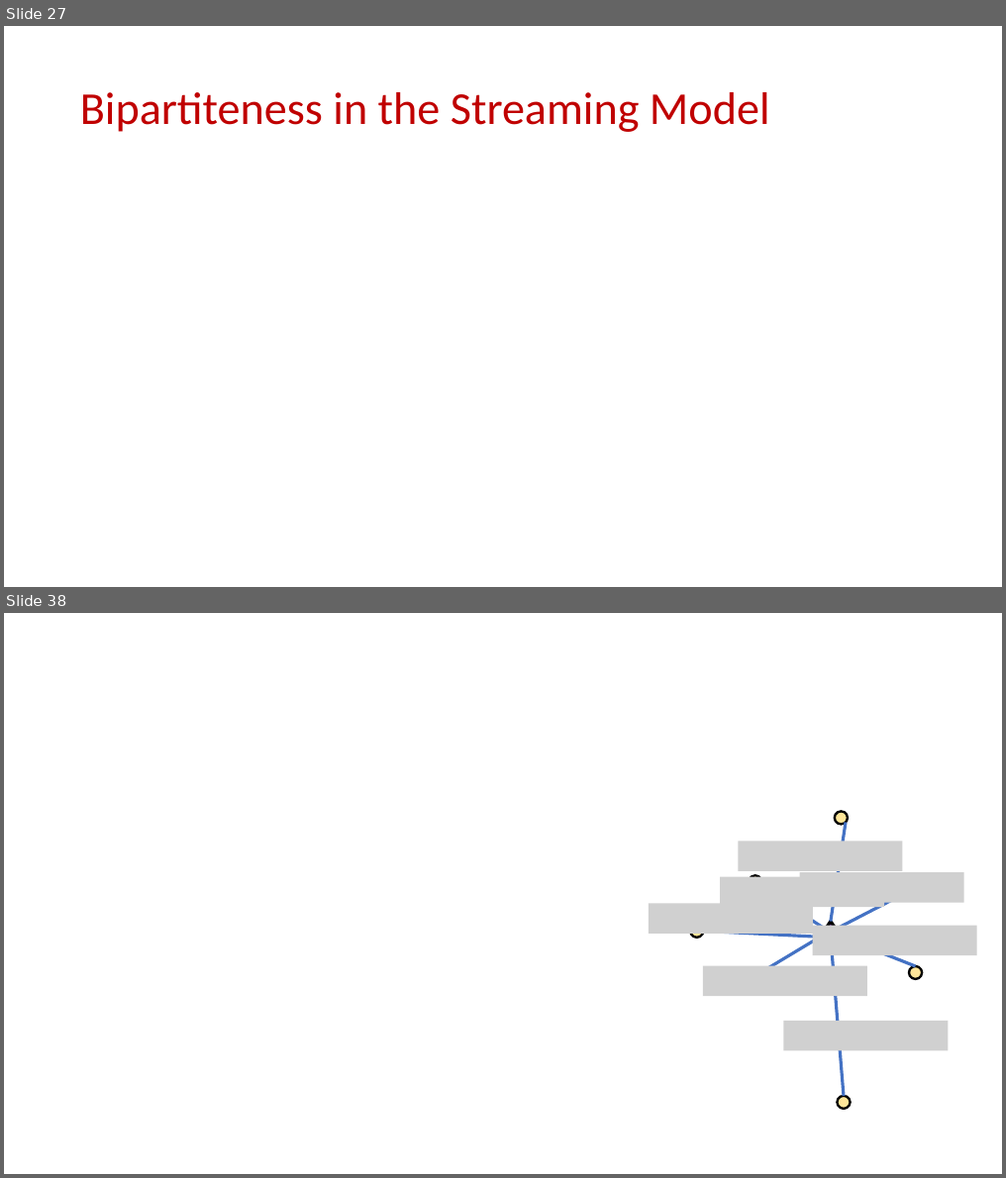
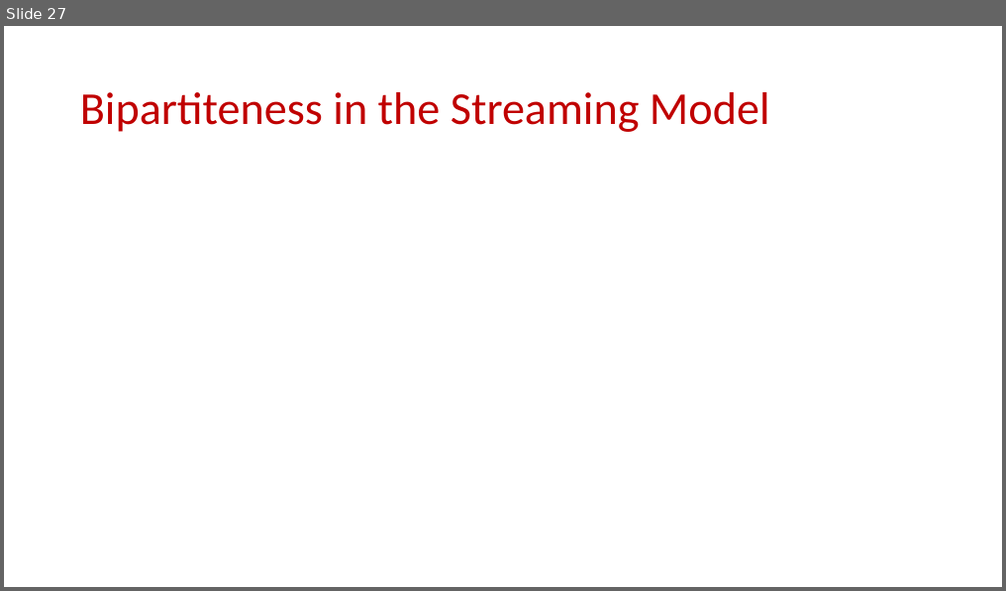
Before and after one commit to samsonzhou/samsonzhou.github.io, a slide deck: CSCE689-23/L21.pptx. Shown one above the other, each under a label of ours: slides 27 and 38 before the commit, slide 27 after it; the slides between them are not shown. The pictures are 1006x1178 and 1006x591 pixels, drawn with LibreOffice and Linux fonts; fonts in the diff are those of the drawing; grey boxes stand for pictures. Boxes give left, top, right and bottom in pixels: in the first picture for what was removed or moved away, otherwise in the second. Text is boxed around its words. In the diff, an @@ line names an element or a change of style, - is before the commit and + after.

```diff
--- a/CSCE689-23/L21.pptx
+++ b/CSCE689-23/L21.pptx
@@ slide 38 removed at [4, 613, 1002, 1174], background #FFFFFF @@
@@ ellipse removed at [835, 811, 847, 824] @@
@@ picture removed at [739, 842, 903, 871] @@
@@ line removed from (831, 922) to (846, 823) @@
@@ picture removed at [721, 877, 885, 907] @@
@@ ellipse removed at [748, 875, 761, 888] @@
@@ picture removed at [800, 872, 964, 903] @@
@@ picture removed at [648, 903, 813, 934] @@
@@ line removed from (760, 887) to (826, 930) @@
@@ line removed from (836, 930) to (918, 888) @@
@@ ellipse removed at [690, 925, 703, 938] @@
@@ line removed from (820, 937) to (703, 931) @@
@@ line removed from (820, 937) to (746, 981) @@
@@ picture removed at [813, 925, 977, 956] @@
@@ triangle removed at [820, 922, 841, 937] @@
@@ line removed from (831, 937) to (844, 1096) @@
@@ line removed from (841, 937) to (916, 966) @@
@@ picture removed at [703, 966, 868, 996] @@
@@ ellipse removed at [909, 966, 922, 979] @@
@@ picture removed at [783, 1021, 948, 1051] @@
@@ ellipse removed at [838, 1096, 849, 1109] @@
```
Also in this commit, not shown: 62 other slides removed, 3 other files.
